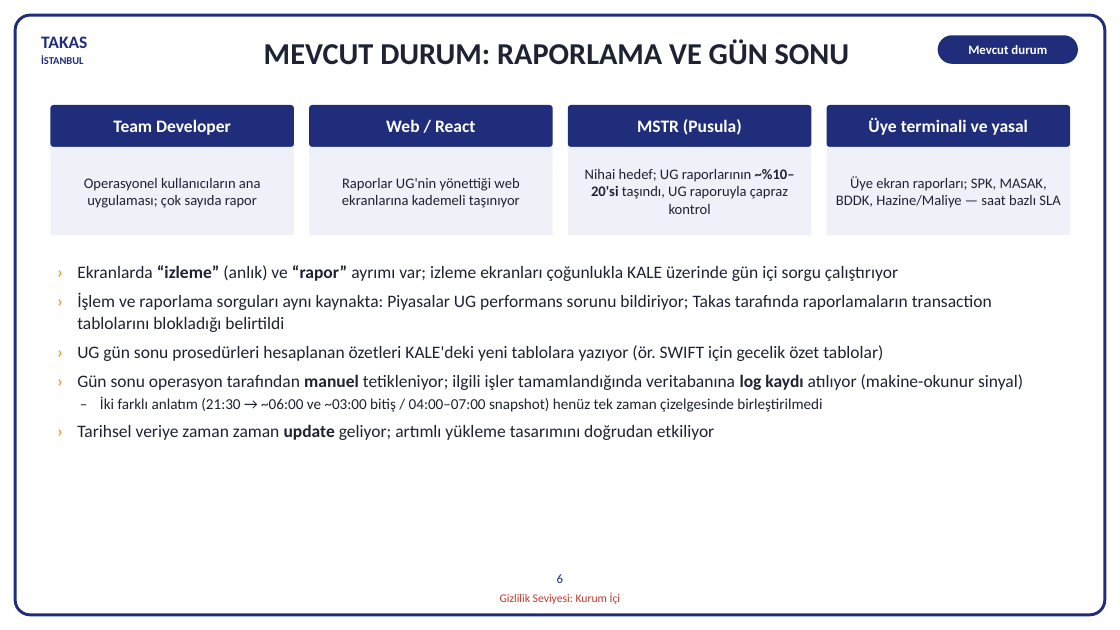
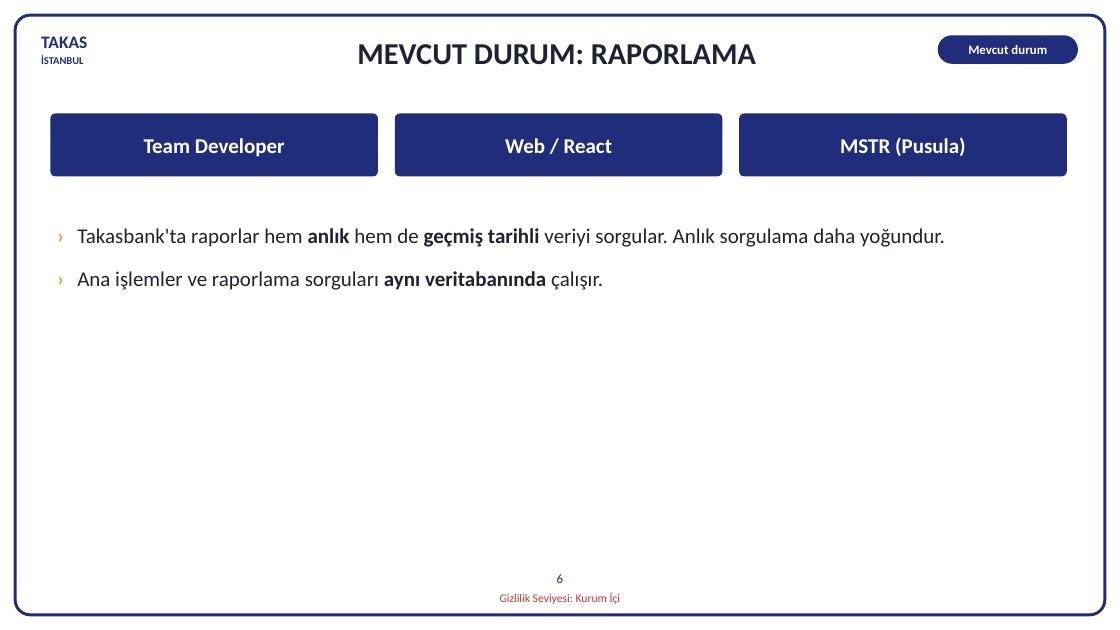
Before and after one commit to hanifidemirel0/Cursor-Projects, a slide deck: slide 6 of outputs/dwh-sunum-kasim-2026/5 - DWHSunum_Kasim2026.pptx. Drawn at 1120x630 pixels with LibreOffice and Linux fonts; fonts in the diff are those of the drawing. Boxes give left, top, right and bottom in pixels: in the first picture for what was removed or moved away, otherwise in the second. Text is boxed around its words. In the diff, an @@ line names an element or a change of style, - is before the commit and + after.

```diff
--- a/outputs/dwh-sunum-kasim-2026/5 - DWHSunum_Kasim2026.pptx
+++ b/outputs/dwh-sunum-kasim-2026/5 - DWHSunum_Kasim2026.pptx
@@ text at <box>357,44,756,65</box>: text changed @@
-MEVCUT DURUM: RAPORLAMA VE GÜN SONU
+MEVCUT DURUM: RAPORLAMA
@@ rounded rectangle "Team Developer": place and size @@
-rounded rectangle "Team Developer" at <box>50,105,294,147</box>
+rounded rectangle "Team Developer" at <box>50,113,378,176</box>
@@ rounded rectangle "Web / React": place and size @@
-rounded rectangle "Web / React" at <box>309,105,553,147</box>
+rounded rectangle "Web / React" at <box>395,113,723,176</box>
@@ size 15 to 18 pt in 3 elements at <box>50,113,378,176</box>, <box>395,113,723,176</box>, <box>739,113,1067,176</box> @@
@@ rounded rectangle "MSTR (Pusula)": place and size @@
-rounded rectangle "MSTR (Pusula)" at <box>568,105,812,147</box>
+rounded rectangle "MSTR (Pusula)" at <box>739,113,1067,176</box>
@@ rounded rectangle removed at <box>827,105,1070,147</box> @@
-Üye terminali ve yasal
@@ rectangle removed at <box>50,147,294,235</box> @@
-Operasyonel kullanıcıların ana uygulaması; çok sayıda rapor
@@ rectangle removed at <box>309,147,553,235</box> @@
-Raporlar UG'nin yönettiği web ekranlarına kademeli taşınıyor
@@ rectangle removed at <box>568,147,812,235</box> @@
-Nihai hedef; UG raporlarının ~%10–20'si taşındı, UG raporuyla çapraz kontrol
@@ rectangle removed at <box>827,147,1070,235</box> @@
-Üye ekran raporları; SPK, MASAK, BDDK, Hazine/Maliye — saat bazlı SLA
@@ text added at <box>77,228,945,290</box>, 18 pt, text #1E2333 @@
+› Takasbank'ta raporlar hem anlık hem de geçmiş tarihli veriyi sorgular. Anlık sorgulama daha yoğundur.
+› Ana işlemler ve raporlama sorguları aynı veritabanında çalışır.
@@ text removed at <box>77,265,1023,440</box> @@
-› Ekranlarda “izleme” (anlık) ve “rapor” ayrımı var; izleme ekranları çoğunlukla KALE üzerinde gün içi sorgu çalıştırıyor
-› İşlem ve raporlama sorguları aynı kaynakta: Piyasalar UG performans sorunu bildiriyor; Takas tarafında raporlamaların transaction tablolarını blokladığı belirtildi
-› UG gün sonu prosedürleri hesaplanan özetleri KALE'deki yeni tablolara yazıyor (ör. SWIFT için gecelik özet tablolar)
-› Gün sonu operasyon tarafından manuel tetikleniyor; ilgili işler tamamlandığında veritabanına log kaydı atılıyor (makine-okunur sinyal)
-– İki farklı anlatım (21:30 → ~06:00 ve ~03:00 bitiş / 04:00–07:00 snapshot) henüz tek zaman çizelgesinde birleştirilmedi
-› Tarihsel veriye zaman zaman update geliyor; artımlı yükleme tasarımını doğrudan etkiliyor
```
Also in this commit, not shown: 3 other files.
